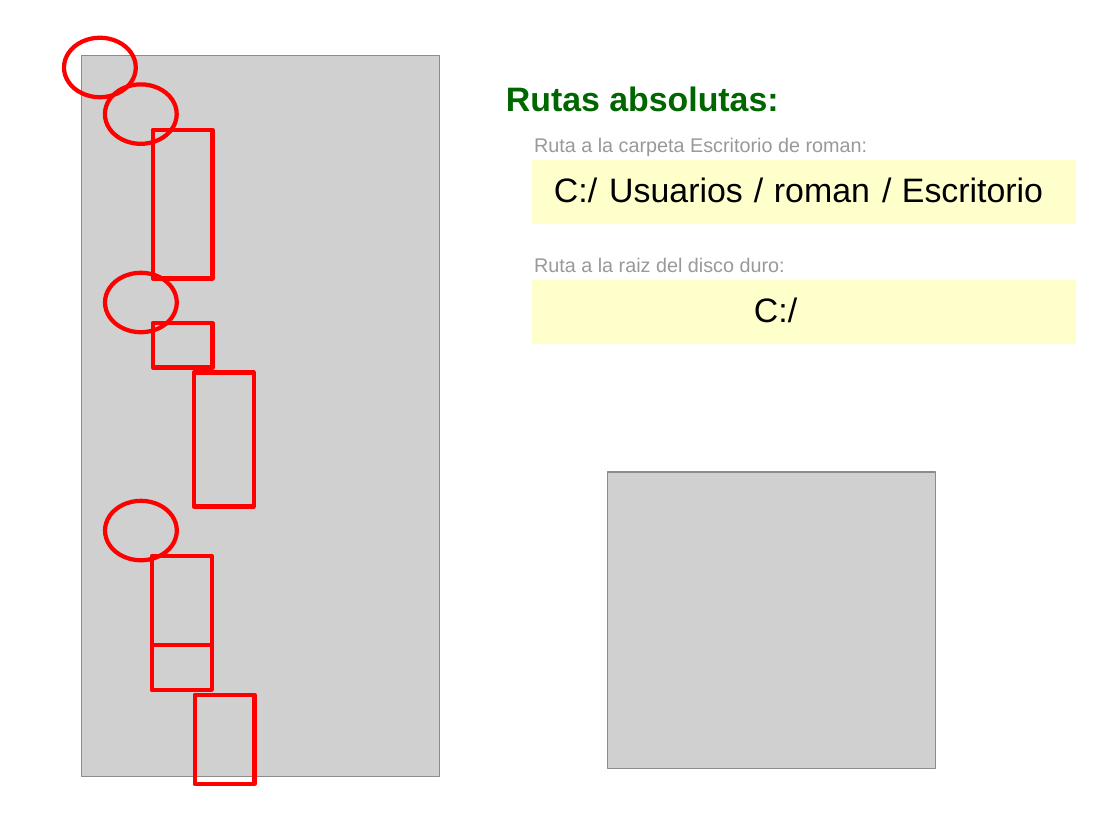
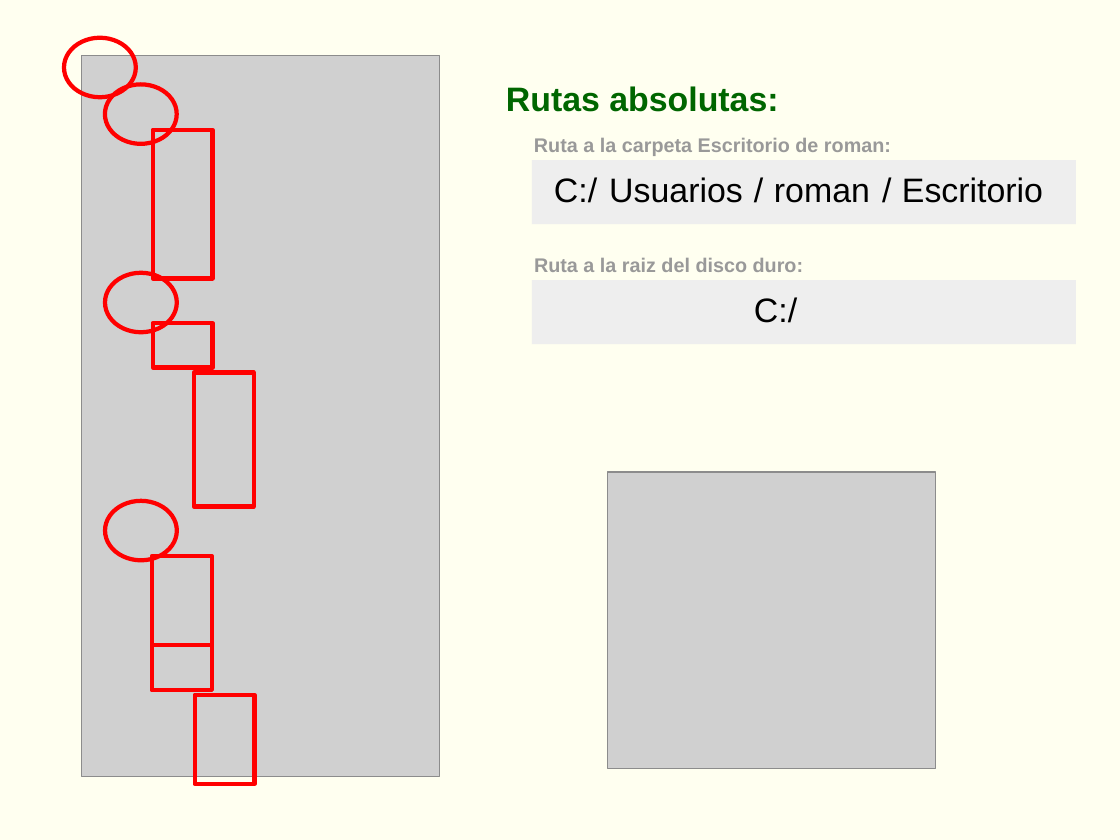
Before and after one commit to rgmf/DWES, a slide deck: slide 7 of 00_requisitos_previos/presentacion/jerarquia_directorio.odp. Drawn at 1120x840 pixels with LibreOffice and Linux fonts; fonts in the diff are those of the drawing; grey boxes stand for pictures. Boxes give left, top, right and bottom in pixels: in the first picture for what was removed or moved away, otherwise in the second. Text is boxed around its words. In the diff, an @@ line names an element or a change of style, - is before the commit and + after.

```diff
--- a/00_requisitos_previos/presentacion/jerarquia_directorio.odp
+++ b/00_requisitos_previos/presentacion/jerarquia_directorio.odp
@@ background #FFFFFF to #FFFFF0 @@
@@ text "Ruta a la carpeta Escritorio ..." at <box>534,138,891,156</box>: bold on @@
@@ rectangle at <box>533,161,1076,225</box>: fill #FFFFCC to #EEEEEE @@
@@ text "Ruta a la raiz del ..." at <box>534,258,803,272</box>: bold on @@
@@ rectangle at <box>533,281,1076,345</box>: fill #FFFFCC to #EEEEEE @@
```
Also in this commit, not shown: 15 other slides changed, 1 other file.
